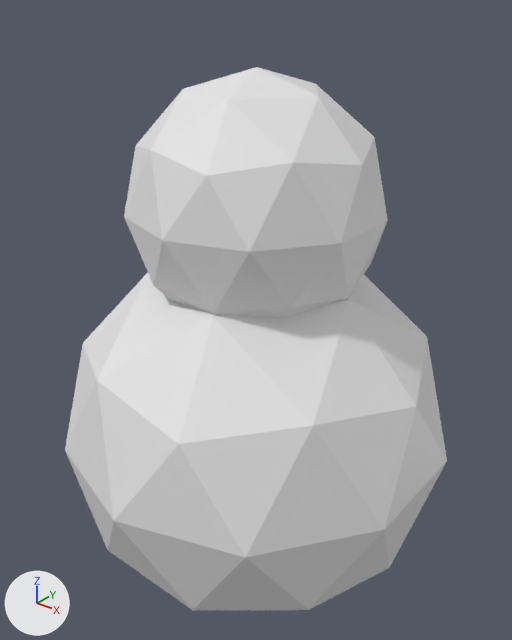
An edit to the Blender file Assets/Bots/Meshes/base.blend, drawn before and after from the same camera.
One viewpoint serves both versions: a camera (50 mm lens) standing at (1.99, -2.5, 2.15) and looking at (-0.03, 0.04, 0.57). The lights are fixed; the arrows at lower left show +X, +Y and +Z.

Script lines for the objects in view, before the commit:
```python
me_icosphere = bpy.data.meshes.new('Icosphere')
me_icosphere.from_pydata(...)  # an icosphere of 80 faces spanning x -0.95..0.95, y -1.0..1.0, z -1.0..1.0
me_icosphere.materials.append(mat_base)  # white #e7e7e7
me_icosphere_001 = bpy.data.meshes.new('Icosphere.001')
me_icosphere_001.from_pydata(...)  # an icosphere of 80 faces spanning x -0.95..0.95, y -1.0..1.0, z -1.0..1.0
me_icosphere_001.materials.append(mat_base)  # white #e7e7e7
ob_base = bpy.data.objects.new('Base', me_icosphere)
ob_base.location = (0.0, 0.0, 0.0)
ob_head = bpy.data.objects.new('Head', me_icosphere_001)
ob_head.location = (0.0, 0.0, 1.185)
ob_head.scale = (0.61, 0.61, 0.61)
```
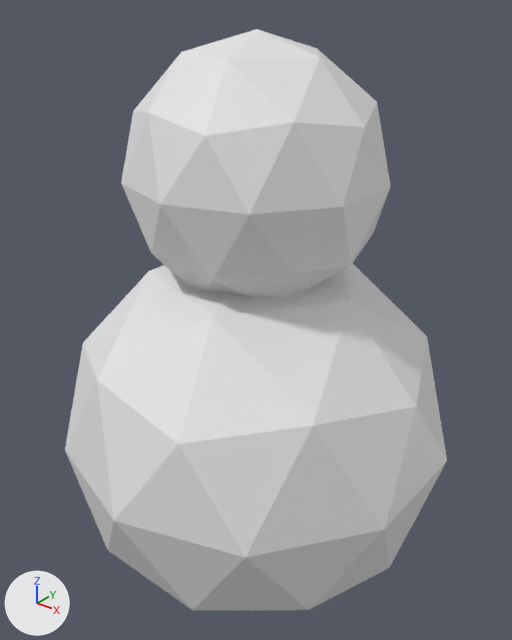
Diff of the bpy script that builds the scene:
```diff
--- a/Assets/Bots/Meshes/base.blend.py
+++ b/Assets/Bots/Meshes/base.blend.py
@@ ob_head @@
 ob_head = bpy.data.objects.new('Head', me_icosphere_001)
-ob_head.location = (0.0, 0.0, 1.185)
+ob_head.location = (0.0, 0.0, 1.335)
 ob_head.scale = (0.61, 0.61, 0.61)
```

Where the change shows, as pixel boxes [x1, y1, x2, y2] in the pictures (512 x 640 px):
'Head', moved: before [124, 67, 388, 318]; after [121, 29, 391, 300]
